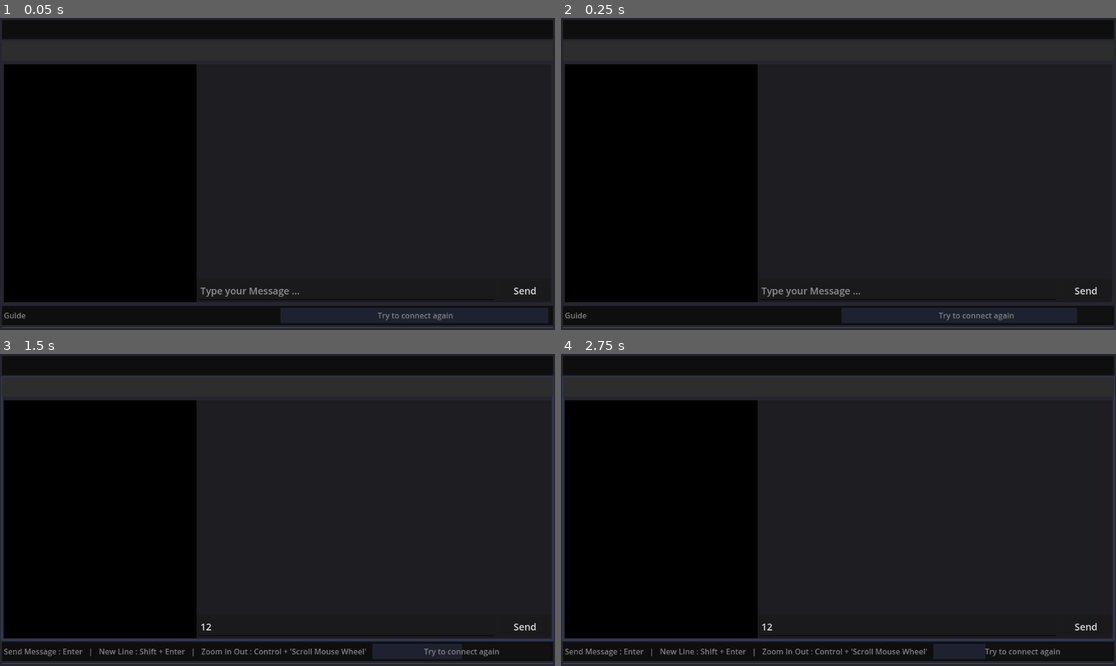
Above: before the commit, frames 1-4 (two rows, left to right).
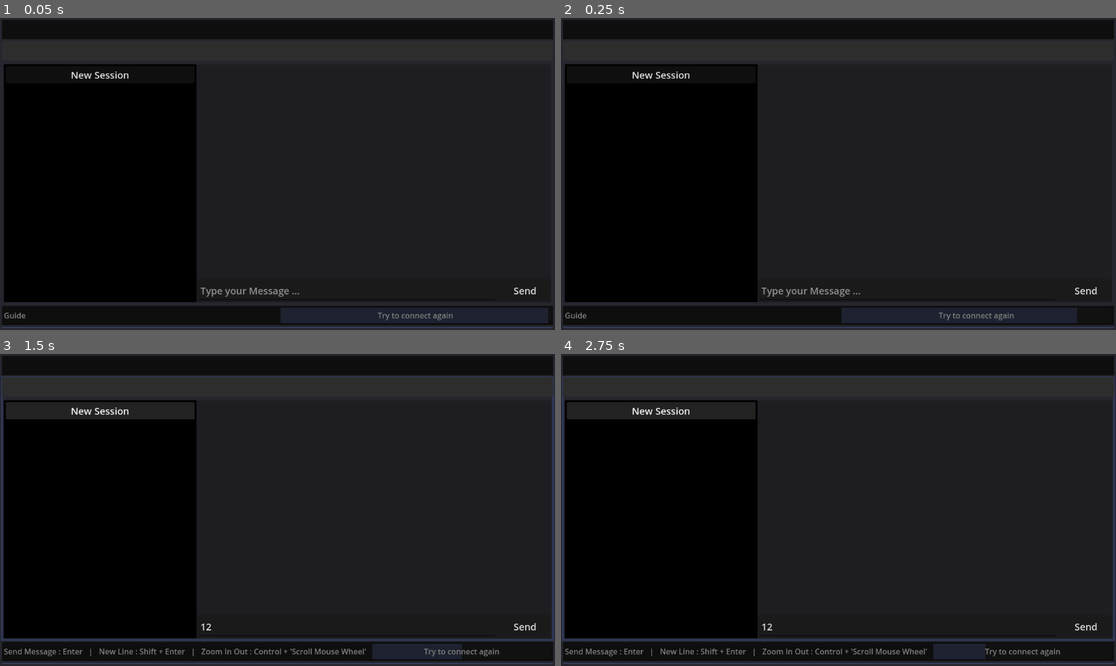
Above: after the commit, the same moments.

Repository: 7seen-3bdullah/PracLang
Game: Godot game, scene res://Main/Main.tscn
Same seed, same stepped clock (60 frames per second), same inputs: the game is played once before the commit and once after it.
Inputs (mouse positions are in pixels of both pictures, inside the frame that each line leads up to):
- Up to frame 1 (0.05 s): no input
- Up to frame 2 (0.25 s): no input
- Up to frame 3 (1.5 s): click (344, 625) at 0.52 s; type "12" at 0.6 s; click (99, 410) at 1.25 s, where only the run after the commit has a clickable "New Session"
- Up to frame 4 (2.75 s): click (660, 410) at 2 s, where only the run after the commit has a clickable "New Session"

The runs differ from the first frame. In frame 1, 0.1% of the frame differs, in the area x 12-24%, y 17-20%; in frame 2, 0.1%; in frame 3, 1.9%, in the area x 1-36%, y 15-21%; in frame 4, 1.9%.
Error before the commit: Cannot call method 'queue_free' on a null value. (res://Editor/ChatEditor/AIChatBox.gd:133)
Error after the commit: Cannot call method 'queue_free' on a null value. (res://Editor/ChatEditor/AIChatBox.gd:134)

Commit message:
Chat Box time 6

Diff:
--- /dev/null
+++ b/praclang/Build/UI/CopiedCodeEdit.gd
@@ -0,0 +1,12 @@
+class_name CopiedCodeEdit extends CodeEdit
+
+
+func _ready() -> void:
+	mouse_entered.connect(on_mouse_entered)
+	mouse_exited.connect(on_mouse_exited)
+
+func on_mouse_entered() -> void:
+	pass
+
+func on_mouse_exited() -> void:
+	pass
--- a/praclang/Editor/ChatEditor/AIChatBox.gd
+++ b/praclang/Editor/ChatEditor/AIChatBox.gd
@@ -55,9 +55,10 @@
 		} \n",
 		"sim_message فيها تضع المحادثة مع المستخدم بالشخصية الخاصة بك \n",
 		"mistake تضع بها تصحيح أخطاء المستخدم اللغوية \n",
-		"إذا أساء المستخدم ثلاث مرات على الأقل ضع في الcommand: CLOSE_PROGRAM", "\n",
+		"إذا أساء المستخدم ثلاث مرات على الأقل أو تكلم بسوء عن دين الإسلام مرة واحدة فقط ضع في الcommand: CLOSE_PROGRAM", "\n",
 		"إذا طلب منك المستخدك إغلاق البرنامج ضع في الcommand: CLOSE_PROGRAM", "\n",
 		"إذا طلب منك المستخدم تحريك النافذة قل له حسنا وضع في الcommand: MOVE_WINDOW", "\n",
+		"لا تجعل رسالتك عبارة عن سطر طويل, انزل إلى السطر التالي كلما صار حجم السطر كبيرا", "\n",
 	) + str("التزم بالتعليمات ولا تضف أي شيء آخر")
 
 	message_interface.setup_directions(directions)
--- a/praclang/Editor/ChatEditor/AIChatBox.tscn
+++ b/praclang/Editor/ChatEditor/AIChatBox.tscn
@@ -3,9 +3,9 @@
 [ext_resource type="Script" uid="uid://brhkyw0lxvanf" path="res://Build/AIInterface.gd" id="1_2nv34"]
 [ext_resource type="Script" uid="uid://it6uyg8k6kbl" path="res://Editor/ChatEditor/AIChatBox.gd" id="1_ac3mo"]
 [ext_resource type="StyleBox" uid="uid://vfo2ttl7nvl0" path="res://UI&UX/Style/Focus.tres" id="2_tyr3i"]
-[ext_resource type="Script" uid="uid://bl2url5a7jbhm" path="res://Build/FlexControl/FocusOutliner.gd" id="2_up6qp"]
+[ext_resource type="Script" uid="uid://bl2url5a7jbhm" path="res://Build/UI/FlexControl/FocusOutliner.gd" id="2_up6qp"]
 [ext_resource type="PackedScene" uid="uid://leniqhvlxga" path="res://UI&UX/MenuBox/MenuBox.tscn" id="3_0wjpb"]
-[ext_resource type="Script" uid="uid://bdmf8incb2n6p" path="res://Build/ProcessingControl.gd" id="3_2pecy"]
+[ext_resource type="Script" uid="uid://bdmf8incb2n6p" path="res://Build/UI/ProcessingControl.gd" id="3_2pecy"]
 [ext_resource type="Script" uid="uid://bau0otx77bmty" path="res://Editor/ChatEditor/ChatBoxShortcut.gd" id="4_y485s"]
 [ext_resource type="Script" uid="uid://vjj86spceuoj" path="res://Build/TweenPlus.gd" id="6_8uo5l"]
 
@@ -28,10 +28,10 @@
 theme = SubResource("Theme_4c2pl")
 script = ExtResource("1_ac3mo")
 user_name = "Omar TOP"
-mother_language = "English"
-learning_language = "Arabic"
-user_level = "Beginner"
-ai_character = "CowBoy"
+mother_language = "Arabic"
+learning_language = "English"
+user_level = "Very Beginner"
+ai_character = "citizen"
 
 [node name="FocusOutliner" type="ColorRect" parent="." node_paths=PackedStringArray("_owner")]
 layout_mode = 1
@@ -107,6 +107,20 @@
 theme_override_constants/margin_bottom = 4
 
 [node name="MenuBox" parent="ChatSide/Margin/Split/HistorySide/MarginContainer" instance=ExtResource("3_0wjpb")]
+layout_mode = 2
+
+[node name="NewSessionButton" type="Button" parent="ChatSide/Margin/Split/HistorySide/MarginContainer/MenuBox/Scroll/Box" index="0"]
+unique_name_in_owner = true
+custom_minimum_size = Vector2(100, 0)
+layout_mode = 2
+theme_override_font_sizes/font_size = 20
+theme_override_styles/focus = ExtResource("2_tyr3i")
+text = "New Session"
+
+[node name="VBoxContainer" type="VBoxContainer" parent="ChatSide/Margin/Split/HistorySide/MarginContainer/MenuBox/Scroll/Box" index="1"]
+layout_mode = 2
+
+[node name="VBoxContainer2" type="VBoxContainer" parent="ChatSide/Margin/Split/HistorySide/MarginContainer/MenuBox/Scroll/Box" index="2"]
 layout_mode = 2
 
 [node name="ChatBox" type="Panel" parent="ChatSide/Margin/Split"]
--- a/praclang/Editor/ChatEditor/MessageBox/MessageBox.gd
+++ b/praclang/Editor/ChatEditor/MessageBox/MessageBox.gd
@@ -42,6 +42,7 @@
 				var title = message_data.title
 				var title_label = Label.new()
 				title_label.set_text(title)
+				title_label.add_theme_font_size_override("font_size", 20)
 				box.add_child(title_label)
 			if message_data.has("custom_color"):
 				var custom_color = message_data.custom_color
--- a/praclang/Editor/CodeEditor/CodeEditor.tscn
+++ b/praclang/Editor/CodeEditor/CodeEditor.tscn
@@ -1,7 +1,7 @@
 [gd_scene load_steps=8 format=3 uid="uid://di7tvn5g3aomf"]
 
 [ext_resource type="Script" uid="uid://dud7dvq61ab30" path="res://Editor/CodeEditor/CodeEditor.gd" id="1_tjscr"]
-[ext_resource type="Script" uid="uid://bl2url5a7jbhm" path="res://Build/FlexControl/FocusOutliner.gd" id="2_e28dc"]
+[ext_resource type="Script" uid="uid://bl2url5a7jbhm" path="res://Build/UI/FlexControl/FocusOutliner.gd" id="2_e28dc"]
 [ext_resource type="StyleBox" uid="uid://vfo2ttl7nvl0" path="res://UI&UX/Style/Focus.tres" id="3_e28dc"]
 [ext_resource type="FontFile" uid="uid://b8yl2hi52l3my" path="res://UI&UX/Cascadia.tres" id="3_tjscr"]
 [ext_resource type="Script" uid="uid://dqm8oxu110ei5" path="res://Editor/CodeEditor/CodeEdit.gd" id="4_lxqrk"]
--- a/praclang/Main/Main.tscn
+++ b/praclang/Main/Main.tscn
@@ -1,7 +1,7 @@
 [gd_scene load_steps=6 format=3 uid="uid://dn1p21ab6dfx6"]
 
 [ext_resource type="Material" uid="uid://qrlpwrux0lid" path="res://UI&UX/Style/BG.tres" id="1_amygn"]
-[ext_resource type="Script" uid="uid://bkedurlcru1e4" path="res://Build/NotificationLabel.gd" id="2_83ytx"]
+[ext_resource type="Script" uid="uid://bkedurlcru1e4" path="res://Build/UI/NotificationLabel.gd" id="2_83ytx"]
 [ext_resource type="PackedScene" uid="uid://d0seep5v1bevm" path="res://Editor/ChatEditor/AIChatBox.tscn" id="2_amygn"]
 [ext_resource type="PackedScene" uid="uid://di7tvn5g3aomf" path="res://Editor/CodeEditor/CodeEditor.tscn" id="3_ps1la"]
 
--- a/praclang/UI&UX/ContentPreview.tscn
+++ b/praclang/UI&UX/ContentPreview.tscn
@@ -1,6 +1,7 @@
-[gd_scene load_steps=2 format=3 uid="uid://h2lhxkvnt2qh"]
+[gd_scene load_steps=3 format=3 uid="uid://h2lhxkvnt2qh"]
 
 [ext_resource type="StyleBox" uid="uid://vfo2ttl7nvl0" path="res://UI&UX/Style/Focus.tres" id="2_1tgyf"]
+[ext_resource type="Script" uid="uid://bqn2vtoqd7th5" path="res://Build/UI/CopiedCodeEdit.gd" id="2_lfmyd"]
 
 [node name="ContentPreview" type="CodeEdit" groups=["zoomable_text"]]
 offset_right = 64.0
@@ -14,4 +15,5 @@
 editable = false
 scroll_fit_content_height = true
 scroll_fit_content_width = true
+script = ExtResource("2_lfmyd")
 metadata/main_zoom = 18
Not shown, added: praclang/Build/UI/CopiedCodeEdit.gd.uid
Renamed: praclang/Build/FlexControl/FlexControl.gd -> praclang/Build/UI/FlexControl/FlexControl.gd
Renamed: praclang/Build/FlexControl/FlexControl.gd.uid -> praclang/Build/UI/FlexControl/FlexControl.gd.uid
Renamed: praclang/Build/FlexControl/FocusOutliner.gd -> praclang/Build/UI/FlexControl/FocusOutliner.gd
Renamed: praclang/Build/FlexControl/FocusOutliner.gd.uid -> praclang/Build/UI/FlexControl/FocusOutliner.gd.uid
Renamed: praclang/Build/NotificationLabel.gd -> praclang/Build/UI/NotificationLabel.gd
Renamed: praclang/Build/NotificationLabel.gd.uid -> praclang/Build/UI/NotificationLabel.gd.uid
Renamed: praclang/Build/ProcessingControl.gd -> praclang/Build/UI/ProcessingControl.gd
Renamed: praclang/Build/ProcessingControl.gd.uid -> praclang/Build/UI/ProcessingControl.gd.uid
Renamed: praclang/Build/ShortcutNode.gd -> praclang/Build/UI/ShortcutNode.gd
Renamed: praclang/Build/ShortcutNode.gd.uid -> praclang/Build/UI/ShortcutNode.gd.uid
